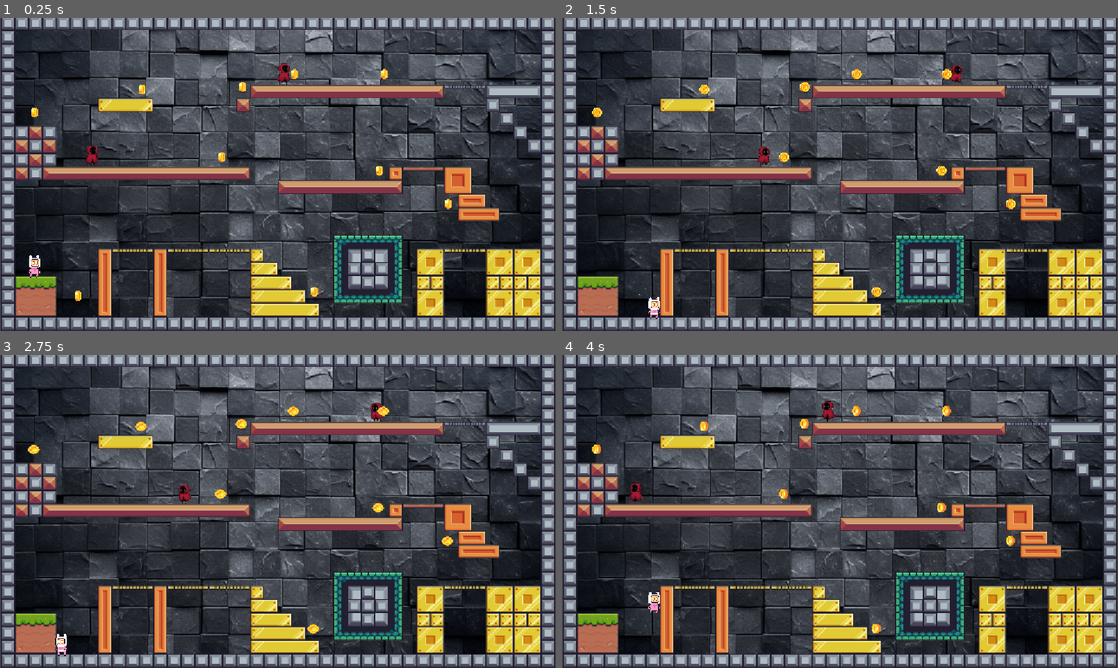
Above: before the commit, frames 1-4 (two rows, left to right).
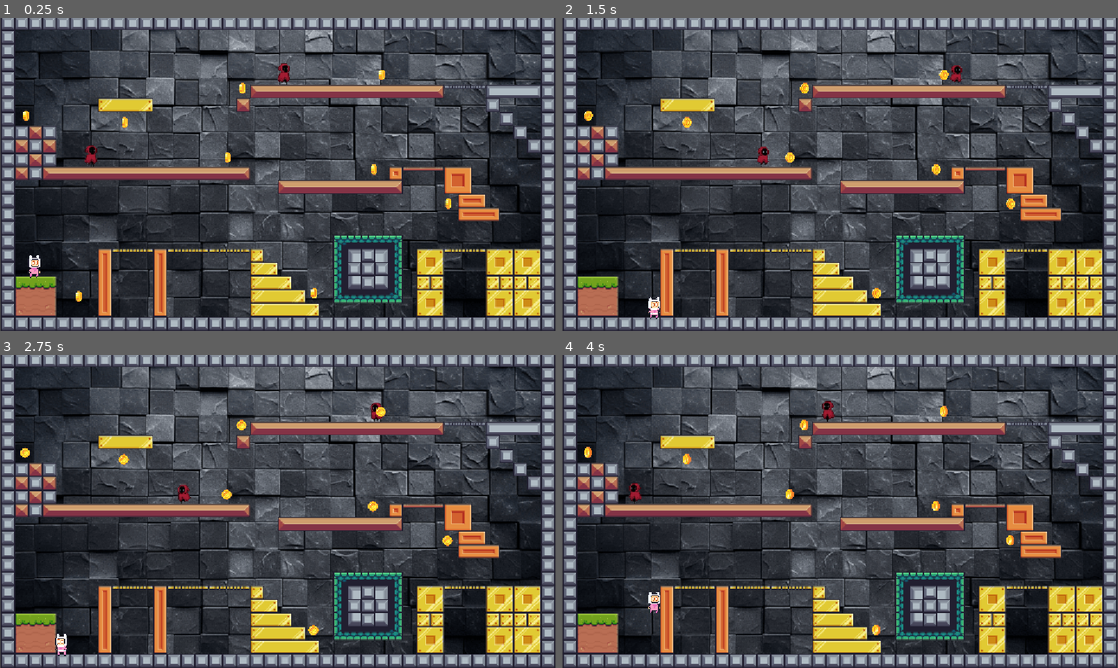
Above: after the commit, the same moments.

Repository: baishnabikumari/Up-Up
Game: Godot game, scene res://scenes/main.tscn
Same seed, same stepped clock (60 frames per second), same inputs: the game is played once before the commit and once after it.
Inputs:
- Up to frame 1 (0.25 s): no input
- Up to frame 2 (1.5 s): tap Enter at 0.5 s; hold D (right) from 0.53 s (still down); tap Alt at 0.6 s; tap W (jump) at 0.77 s; tap Shift at 1.35 s
- Up to frame 3 (2.75 s): tap W (jump) at 1.52 s; release D (right) at 2.03 s; hold A (left) from 2.03 s (still down); tap Alt at 2.1 s
- Up to frame 4 (4 s): release A (left) at 2.78 s; hold D (right) from 2.78 s (still down); tap Shift at 2.85 s; tap W (jump) at 3.02, 3.77 s; tap Alt at 3.6 s

The runs differ from the first frame. In frame 1, 0.5% of the frame differs, in the area x 4-82%, y 16-91%; in frame 2, 0.6%; in frame 3, 0.6%, in the area x 3-82%, y 16-90%; in frame 4, 0.6%.

Commit message:
coin 1 is deleted cuz of the transform(scale issues) i am new to godot so i need to learn so many things now so i removed the coins beacuse that what ik know to fix the problem so level 1 is created coins are placed and now i need to make a coin collected sound and also the coins logic

Diff:
--- a/scenes/coins.tscn
+++ b/scenes/coins.tscn
@@ -1,8 +1,7 @@
-[gd_scene load_steps=21 format=3 uid="uid://crnv242onwevq"]
+[gd_scene load_steps=14 format=3 uid="uid://crnv242onwevq"]
 
 [ext_resource type="Script" uid="uid://chwol3187tx1b" path="res://scripts/coins.gd" id="1_fxnh4"]
 [ext_resource type="Texture2D" uid="uid://clafcnxue2a3s" path="res://assets/images/Collectibles/coins.png" id="2_fxnh4"]
-[ext_resource type="Texture2D" uid="uid://dpaqqx44omiqg" path="res://assets/images/Collectibles/Collected.png" id="3_fxnh4"]
 
 [sub_resource type="AtlasTexture" id="AtlasTexture_p3o4g"]
 atlas = ExtResource("2_fxnh4")
@@ -40,30 +39,6 @@
 atlas = ExtResource("2_fxnh4")
 region = Rect2(2216, 0, 277, 312)
 
-[sub_resource type="AtlasTexture" id="AtlasTexture_s1asw"]
-atlas = ExtResource("3_fxnh4")
-region = Rect2(0, 0, 32, 32)
-
-[sub_resource type="AtlasTexture" id="AtlasTexture_hhy8l"]
-atlas = ExtResource("3_fxnh4")
-region = Rect2(32, 0, 32, 32)
-
-[sub_resource type="AtlasTexture" id="AtlasTexture_6p0jd"]
-atlas = ExtResource("3_fxnh4")
-region = Rect2(64, 0, 32, 32)
-
-[sub_resource type="AtlasTexture" id="AtlasTexture_c07ru"]
-atlas = ExtResource("3_fxnh4")
-region = Rect2(96, 0, 32, 32)
-
-[sub_resource type="AtlasTexture" id="AtlasTexture_u3akd"]
-atlas = ExtResource("3_fxnh4")
-region = Rect2(128, 0, 32, 32)
-
-[sub_resource type="AtlasTexture" id="AtlasTexture_oestc"]
-atlas = ExtResource("3_fxnh4")
-region = Rect2(160, 0, 32, 32)
-
 [sub_resource type="SpriteFrames" id="SpriteFrames_6wlsl"]
 animations = [{
 "frames": [{
@@ -97,33 +72,10 @@
 "loop": true,
 "name": &"Coins",
 "speed": 13.0
-}, {
-"frames": [{
-"duration": 1.0,
-"texture": SubResource("AtlasTexture_s1asw")
-}, {
-"duration": 1.0,
-"texture": SubResource("AtlasTexture_hhy8l")
-}, {
-"duration": 1.0,
-"texture": SubResource("AtlasTexture_6p0jd")
-}, {
-"duration": 1.0,
-"texture": SubResource("AtlasTexture_c07ru")
-}, {
-"duration": 1.0,
-"texture": SubResource("AtlasTexture_u3akd")
-}, {
-"duration": 1.0,
-"texture": SubResource("AtlasTexture_oestc")
-}],
-"loop": true,
-"name": &"Collected",
-"speed": 5.0
 }]
 
 [sub_resource type="CircleShape2D" id="CircleShape2D_bcd1j"]
-radius = 2.027588
+radius = 2.0
 
 [node name="coins" type="Area2D"]
 texture_filter = 1
@@ -131,14 +83,14 @@
 script = ExtResource("1_fxnh4")
 
 [node name="AnimatedSprite2D" type="AnimatedSprite2D" parent="."]
-position = Vector2(61.833336, 80.833336)
-scale = Vector2(0.022864036, 0.020299155)
+position = Vector2(5.833334, 8.666668)
+scale = Vector2(0.020457275, 0.021367513)
 sprite_frames = SubResource("SpriteFrames_6wlsl")
 animation = &"Coins"
 autoplay = "Coins"
 
 [node name="CollisionShape2D" type="CollisionShape2D" parent="."]
-position = Vector2(62, 81.666664)
+position = Vector2(6, 9.333334)
 shape = SubResource("CircleShape2D_bcd1j")
 
 [connection signal="body_entered" from="." to="." method="_on_body_entered"]
--- a/scenes/levels/level_1.tscn
+++ b/scenes/levels/level_1.tscn
@@ -234,39 +234,36 @@
 [node name="Enemies" type="Node2D" parent="."]
 
 [node name="Enemy" parent="Enemies" instance=ExtResource("4_x42e6")]
-position = Vector2(-144, 148)
+position = Vector2(-145, 148)
 
 [node name="Enemy2" parent="Enemies" instance=ExtResource("4_x42e6")]
 position = Vector2(78, 52)
 
 [node name="coins" type="Node2D" parent="."]
 
-[node name="coin_1" parent="coins" instance=ExtResource("5_6761a")]
-position = Vector2(-147, -132)
-
 [node name="coin_2" parent="coins" instance=ExtResource("5_6761a")]
-position = Vector2(153, -177.00002)
+position = Vector2(11.000002, 88)
 
 [node name="coin_3" parent="coins" instance=ExtResource("5_6761a")]
-position = Vector2(93, -162)
+position = Vector2(261, 56)
 
 [node name="coin_4" parent="coins" instance=ExtResource("5_6761a")]
-position = Vector2(69, -80)
+position = Vector2(72, 300)
 
 [node name="coin_5" parent="coins" instance=ExtResource("5_6761a")]
-position = Vector2(257, -177)
+position = Vector2(244.00002, 137)
 
 [node name="coin_6" parent="coins" instance=ExtResource("5_6761a")]
-position = Vector2(-97, 83)
+position = Vector2(422, 40)
 
 [node name="coin_7" parent="coins" instance=ExtResource("5_6761a")]
-position = Vector2(-23, -159)
+position = Vector2(344, 296)
 
 [node name="coin_8" parent="coins" instance=ExtResource("5_6761a")]
-position = Vector2(251, -64)
+position = Vector2(125.00001, 96)
 
 [node name="coin_9" parent="coins" instance=ExtResource("5_6761a")]
-position = Vector2(176, 78)
+position = Vector2(413.00003, 151)
 
 [node name="coin_10" parent="coins" instance=ExtResource("5_6761a")]
-position = Vector2(331, -25)
+position = Vector2(499.00003, 191)
Binary file removed: assets/images/Collectibles/Collected.png
Not shown, removed: assets/images/Collectibles/Collected.png.import
